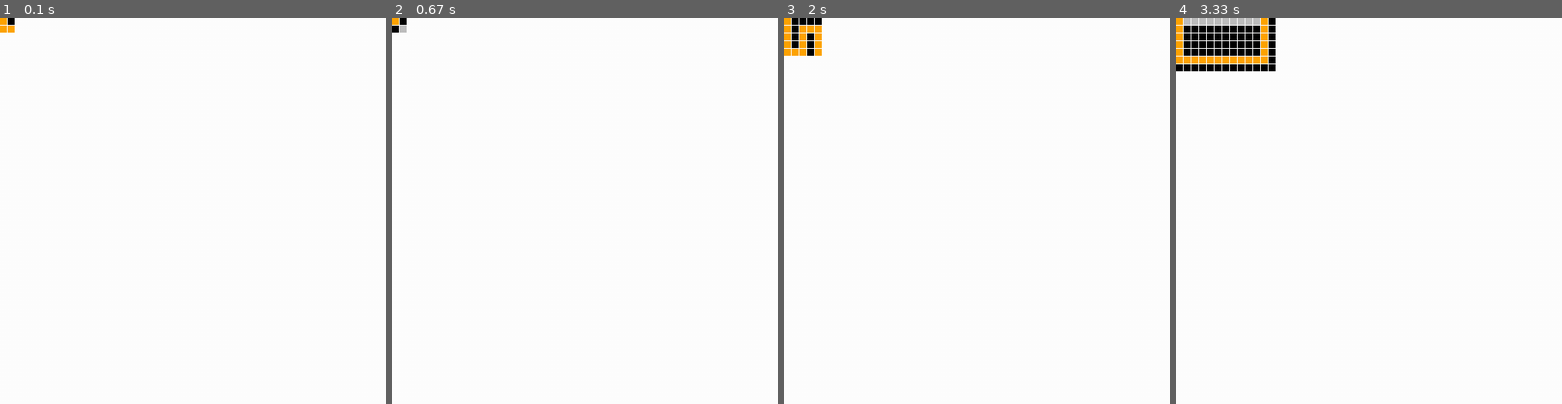
Above: before the commit, frames 1-4 (left to right).
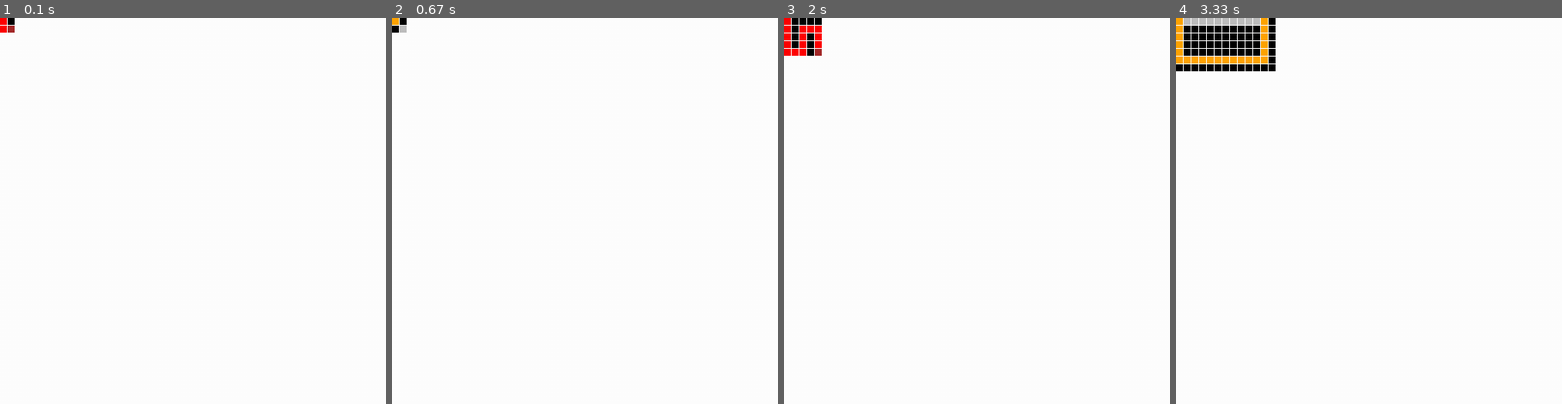
Above: after the commit, the same moments.

Repository: binnev/pygame_sandbox
Game: pygame game, started from maze_solver/__main__.py
Same seed, same stepped clock (60 frames per second), same inputs: the game is played once before the commit and once after it.
Inputs:
- Up to frame 1 (0.1 s): no input
- Up to frame 2 (0.67 s): tap Space at 0.33 s
- Up to frame 3 (2 s): tap Space at 0.73, 1.03, 1.23, 1.57, 1.87 s
- Up to frame 4 (3.33 s): tap Space at 2.07, 2.37, 2.63, 2.97, 3.27 s
The pictures show only the part of the screen within x 0-50%, y 0-50%; the shares and areas given below are measured in that part.
In our replay, the window is 540x540 before the commit and 900x900 after it. These sizes can differ from the game's own. Grey fills any space a smaller window leaves; there, only what the larger window draws over its background counts as a difference.

The runs differ from the first frame. In frame 1, less than 0.1% of the frame differs, in the area x 0-4%, y 0-4%; in frame 2, only the window size differs; in frame 3, 0.5%, in the area x 0-10%, y 0-10%; in frame 4, only the window size differs.

Commit message:
Improved path drawing

Diff:
--- a/maze_solver/__main__.py
+++ b/maze_solver/__main__.py
@@ -17,8 +17,8 @@
 max_size = [0]
 
 fps = 60
-window_width = 600
-window_height = 600
+window_width = 1000
+window_height = 1000
 window_caption = "Langton's Ant Simulator"
 font_name = "ubuntu"
 font_size = 20
--- a/maze_solver/objects.py
+++ b/maze_solver/objects.py
@@ -23,10 +23,11 @@
         self.y = row
         super().__init__()
 
-    def draw(self, surface: Surface, debug: bool = False):
+    def draw(self, surface: Surface, debug: bool = False, color: tuple=None):
         pixel_size = SCALING*0.99
         pixel = Surface((pixel_size, pixel_size))
-        pixel.fill(self.color[:3])
+        color = color or self.color
+        pixel.fill(color[:3])
         screen_x = self.x * SCALING
         screen_y = self.y * SCALING
         surface.blit(pixel, (screen_x, screen_y))
@@ -138,42 +139,36 @@
         return path
 
     def depth_first_search(self, row=0, col=0):
-        path = list()  # the actual path from start to finish
+        self.path = list()  # the actual path from start to finish
         node = self.rows[row][col]
         node.explored = True
-        path.append(node)
+        self.path.append(node)
 
         for _ in range(5000):
-            if not path:  # we backtracked all the way to the beginning. Not solvable.
-                return path
-            node = path[-1]
+            if not self.path:  # we backtracked all the way to the beginning. Not solvable.
+                return self.path
+            node = self.path[-1]
             if not node.neighbours:
                 break
             # if all neighbours are visited, this is a dead end. Backtrack.
             if all(n.explored for n in node.neighbours):
-                path.pop()
+                self.path.pop()
                 continue
 
             # otherwise, get the first unvisited neighbour
             node = next(n for n in node.neighbours if not n.explored)
             node.explored = True
-            path.append(node)
+            self.path.append(node)
 
             # win condition -- quit early
             if node.is_finish:
                 self.is_solved = True
                 break
-        return path
+        return self.path
 
     def string(self, path):
 
         template = [
-            # [
-            #     NodeTypes.WALL
-            #     if isinstance(cell, Wall)
-            #     else (NodeTypes.EXPLORED if cell.explored else NodeTypes.EMPTY)
-            #     for cell in row
-            # ]
             list(map(str, row))
             for row in self.rows
         ]
@@ -184,3 +179,12 @@
     def can_find_path(self, row=0, col=0):
         path = self.find_path(row, col)
         return (0, 0) in path and (self.height - 1, self.width - 1) in path
+
+    def draw(self, surface: Surface, debug: bool = False):
+        super().draw(surface, debug)
+        for node in self.path:
+            node.draw(surface, color=Color("red"))
+        try:
+            self.path[-1].draw(surface, color=Color("brown"))
+        except IndexError:
+            pass
